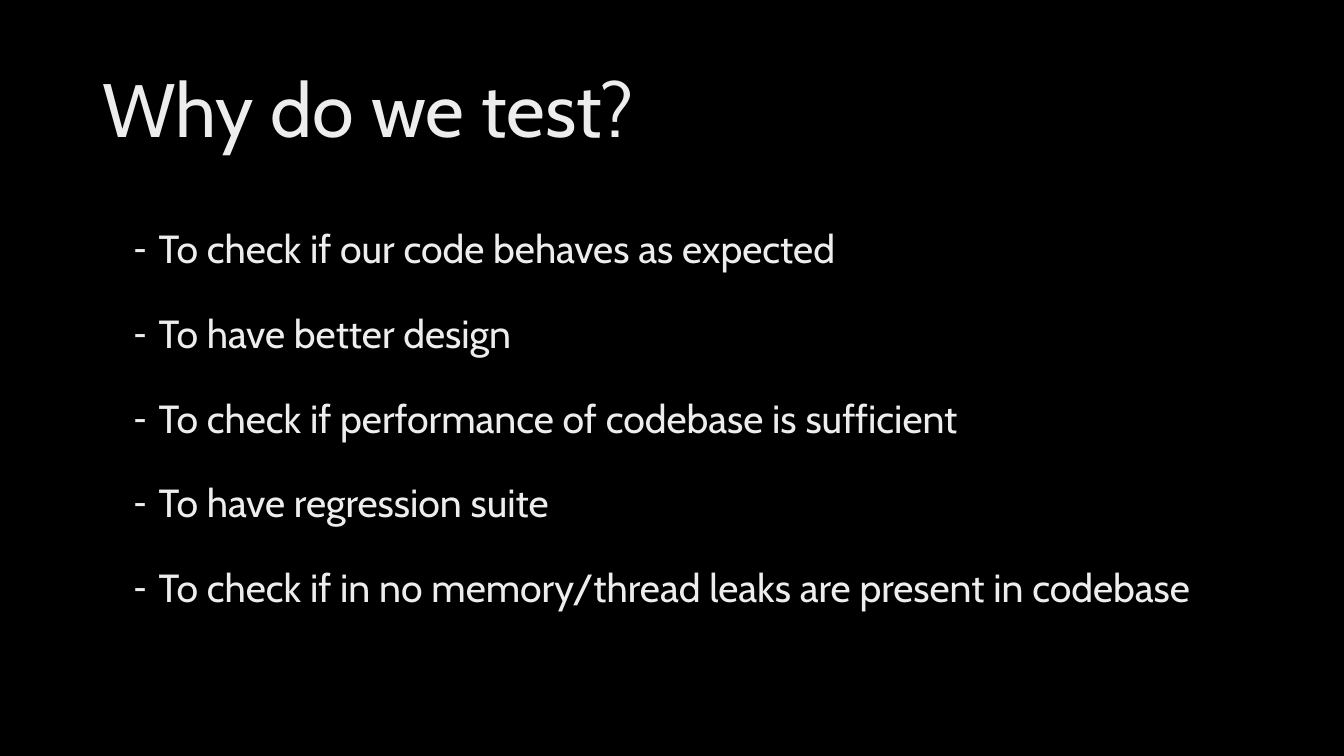
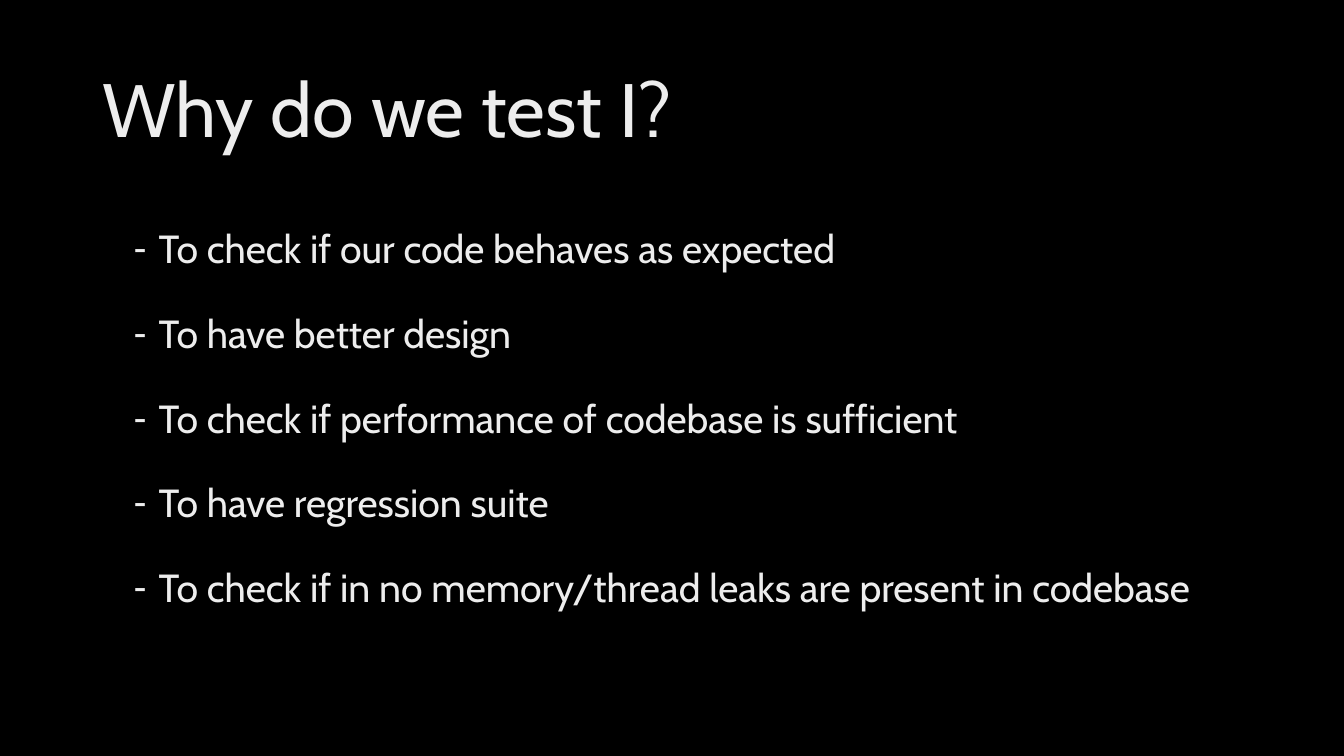
Before and after one commit to KonradGalczynski/Learning, a slide deck: slide 7 of ContractDistribution/ContractDistribution.pptx. Drawn at 1344x756 pixels with LibreOffice and Linux fonts; fonts in the diff are those of the drawing; background and template pictures are left out. Boxes give left, top, right and bottom in pixels: in the first picture for what was removed or moved away, otherwise in the second. Text is boxed around its words. In the diff, an @@ line names an element or a change of style, - is before the commit and + after.

```diff
--- a/ContractDistribution/ContractDistribution.pptx
+++ b/ContractDistribution/ContractDistribution.pptx
@@ title at (102, 80, 672, 154): text changed @@
-Why do we test?
+Why do we test I?
```
Also in this commit, not shown: 2 other slides changed, 2 other files.
